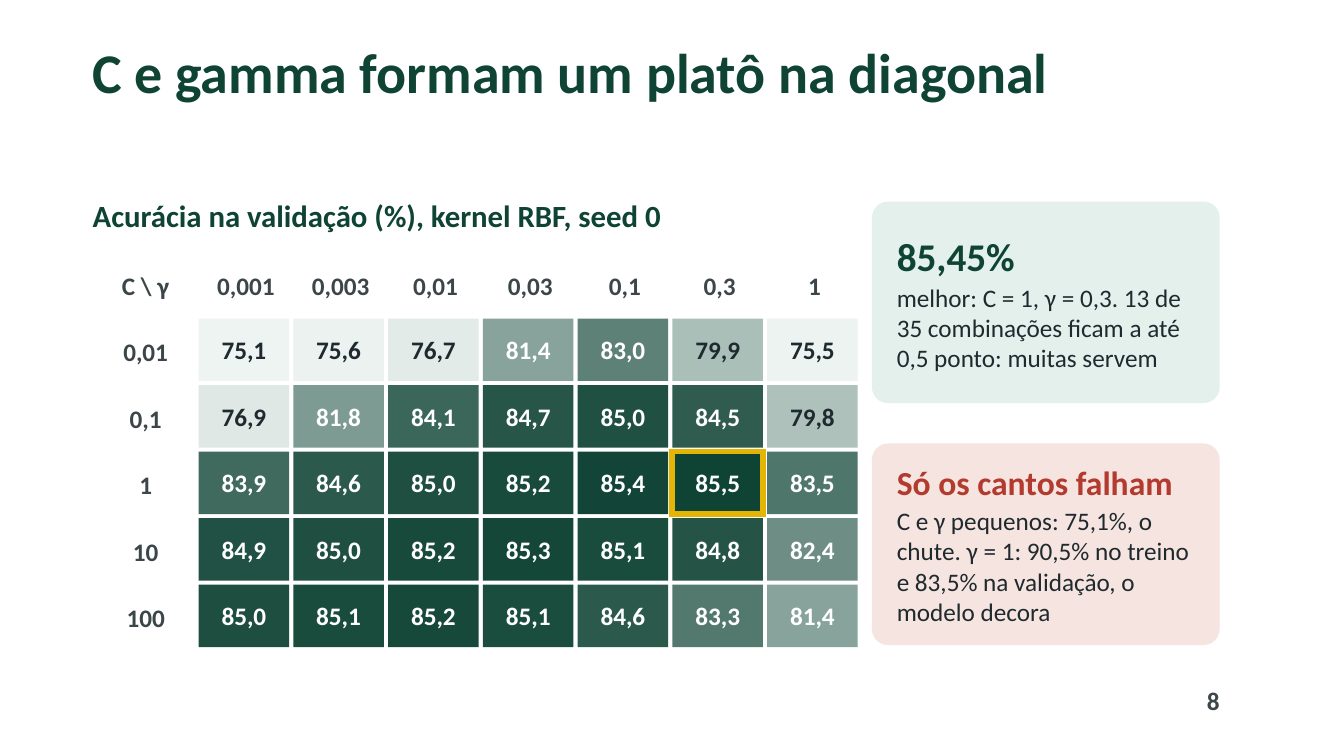
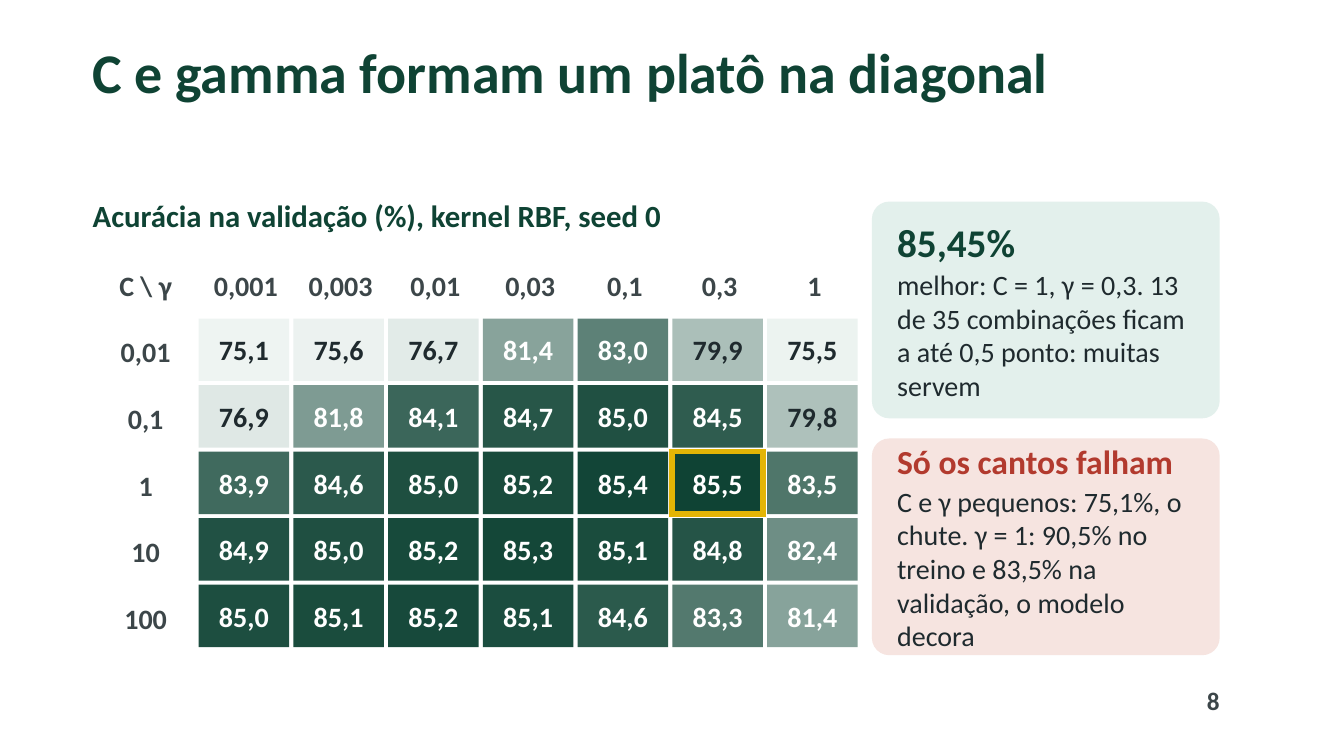
Before and after one commit to pumba-dev/machine-learning-practice, a slide deck: slide 8 of renda/slides/apresentacao_svm.pptx. Drawn at 1344x756 pixels with LibreOffice and Linux fonts; fonts in the diff are those of the drawing; background and template pictures are left out. Boxes give left, top, right and bottom in pixels: in the first picture for what was removed or moved away, otherwise in the second. Text is boxed around its words. In the diff, an @@ line names an element or a change of style, - is before the commit and + after.

```diff
--- a/renda/slides/apresentacao_svm.pptx
+++ b/renda/slides/apresentacao_svm.pptx
@@ rounded rectangle "85,45%": place and size @@
-rounded rectangle "85,45%" at box(872, 202, 1220, 403)
+rounded rectangle "85,45%" at box(872, 202, 1220, 418)
@@ text in rounded rectangle at box(897, 275, 1185, 396): size 18 to 20 pt @@
@@ rounded rectangle "Só os cantos falham": place and size @@
-rounded rectangle "Só os cantos falham" at box(872, 444, 1220, 645)
+rounded rectangle "Só os cantos falham" at box(872, 439, 1220, 655)
@@ text in rounded rectangle at box(897, 493, 1182, 646): size 18 to 20 pt in "C e γ pequenos: 75,1%, o chute. ..." @@
@@ size 18 to 20 pt in 47 elements at box(119, 277, 172, 301), box(214, 277, 278, 300), box(309, 277, 373, 300), box(410, 277, 460, 300), box(505, 277, 555, 300), box(607, 277, 643, 300), box(702, 277, 738, 300), box(121, 343, 171, 366), box(199, 319, 289, 381), box(293, 319, 384, 381), box(388, 319, 479, 381), box(483, 319, 574, 381), box(578, 319, 668, 381), box(673, 319, 763, 381), box(767, 319, 858, 381), box(128, 410, 164, 433), box(199, 385, 289, 448), box(293, 385, 384, 448), box(388, 385, 479, 448), box(483, 385, 574, 448), box(578, 385, 668, 448), box(673, 385, 763, 448), box(767, 385, 858, 448), box(139, 478, 153, 496), box(199, 452, 289, 514), box(293, 452, 384, 514), box(388, 452, 479, 514), box(483, 452, 574, 514), box(578, 452, 668, 514), box(673, 452, 763, 514), box(767, 452, 858, 514), box(131, 543, 159, 562), box(199, 518, 289, 581), box(293, 518, 384, 581), box(388, 518, 479, 581), box(483, 518, 574, 581), box(578, 518, 668, 581), box(673, 518, 763, 581), box(767, 518, 858, 581), box(124, 610, 167, 629), box(199, 585, 289, 647), box(293, 585, 384, 647), box(388, 585, 479, 647), box(483, 585, 574, 647), box(578, 585, 668, 647), box(673, 585, 763, 647), box(767, 585, 858, 647) @@
```
Also in this commit, not shown: 12 other slides changed, 4 other files.
